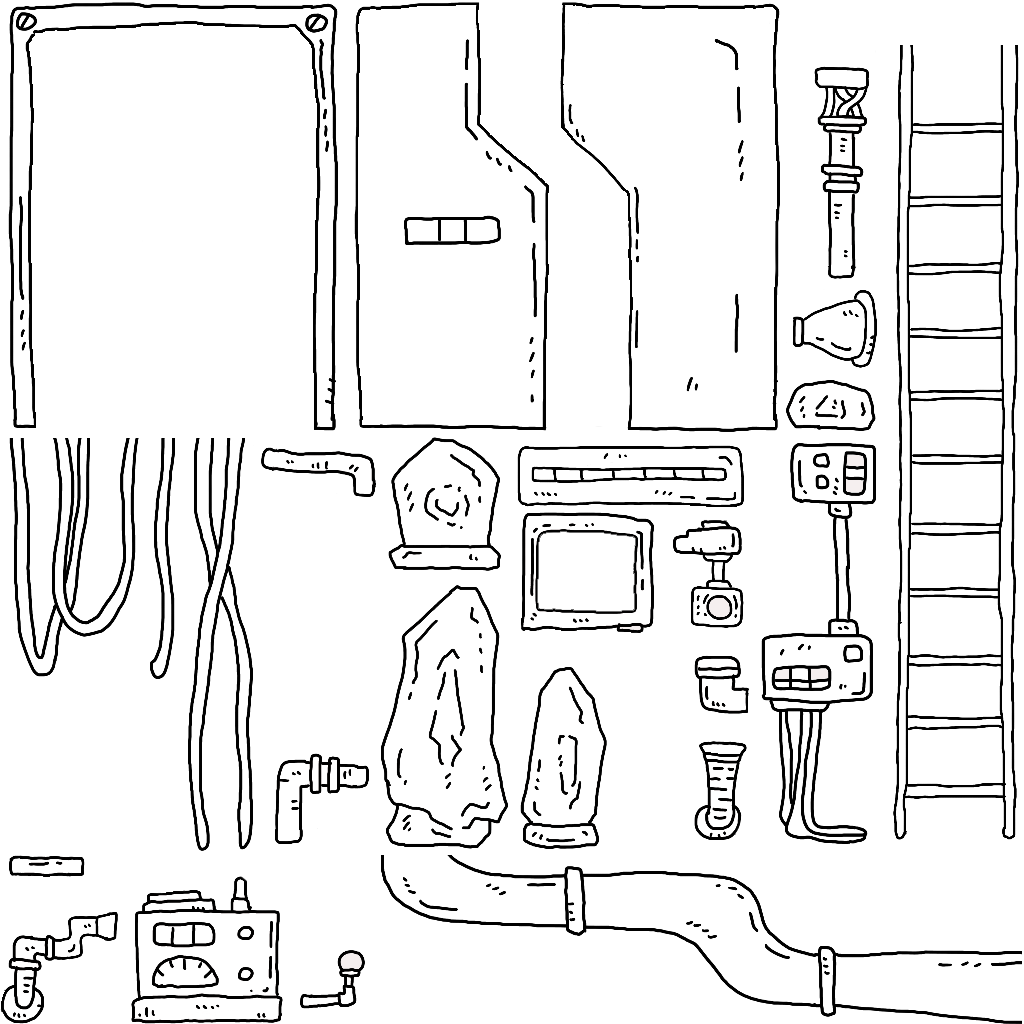
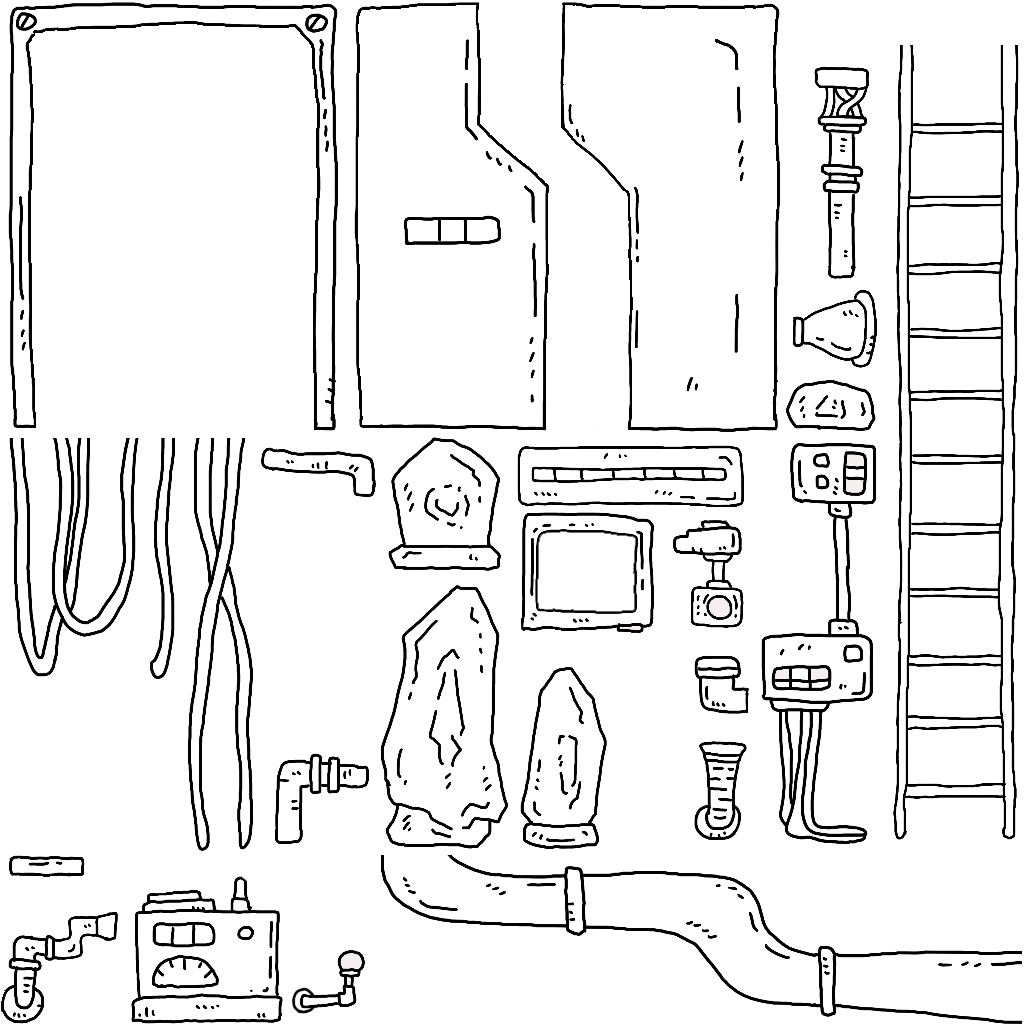
Layer changes from the first 1024x1024 image to the second:
added layer "レイヤー 186" in group "地下施設" over [291, 987, 315, 1015]
painted on "レイヤー 178" over [238, 967, 254, 981]
